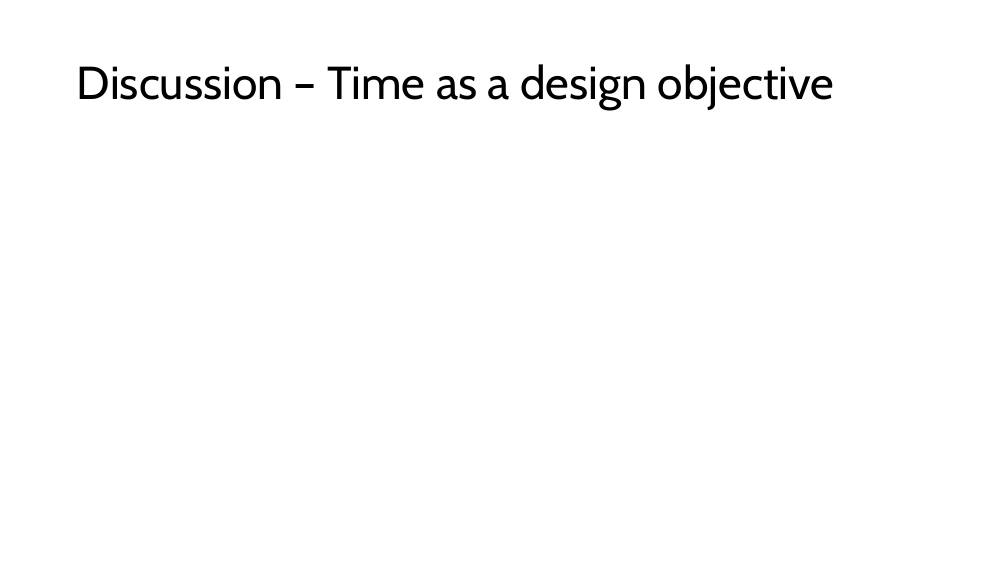
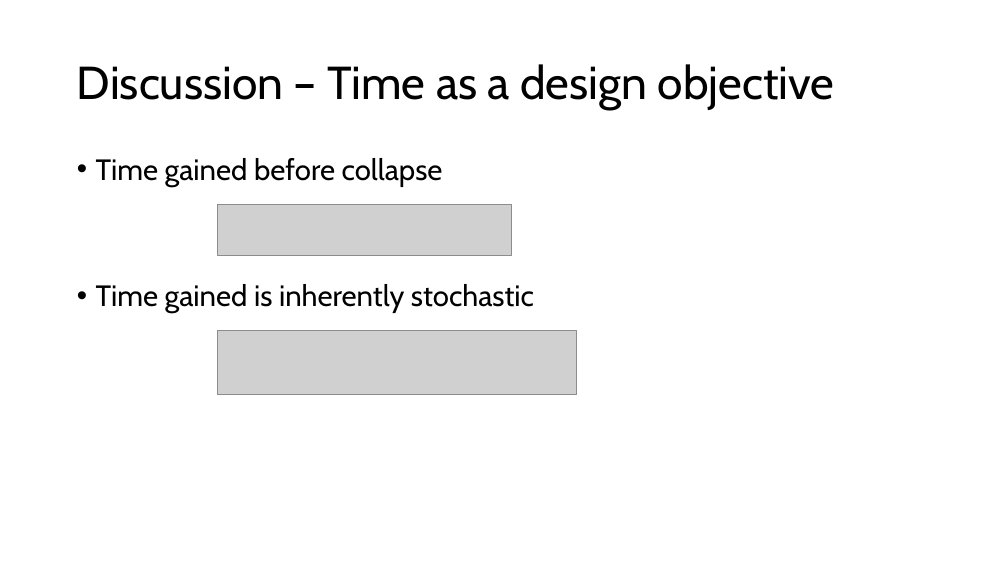
Before and after one commit to steinarb1234/DCL_coco_bond, a slide deck: slide 27 of Enhancing Bank Robustness through Dynamic Control of Leverage.pptx (slide 12 before the commit). Drawn at 1008x567 pixels with LibreOffice and Linux fonts; fonts in the diff are those of the drawing; grey boxes stand for pictures. Boxes give left, top, right and bottom in pixels: in the first picture for what was removed or moved away, otherwise in the second. Text is boxed around its words. In the diff, an @@ line names an element or a change of style, - is before the commit and + after.

```diff
--- a/Enhancing Bank Robustness through Dynamic Control of Leverage.pptx
+++ b/Enhancing Bank Robustness through Dynamic Control of Leverage.pptx
@@ text added at box(96, 158, 534, 314), 28 pt, text #000000 @@
+• Time gained before collapse
+• Time gained is inherently stochastic
@@ picture added at box(218, 205, 512, 256) @@
@@ picture added at box(218, 331, 577, 395) @@
```
Also in this commit, not shown: 12 other slides changed, 23 slides added, 1 slide removed, 3 other files.
